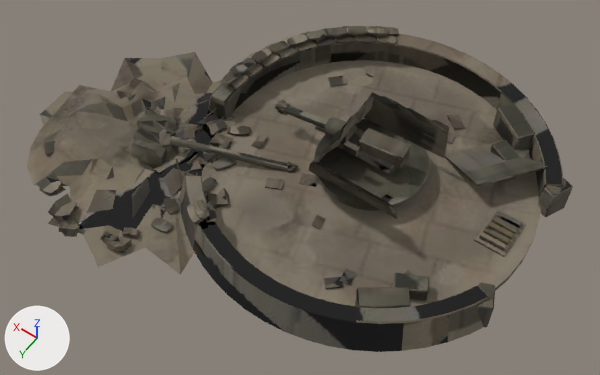
The glTF model game/models/biome2/a01_battery_gun_broken.glb as it was, and as the next commit left it.
The view is the same before and after, from a 50 mm lens placed at (-0.629, 1.188, 1.671), pointed at (0.127, 0.13, 0.008). The lights are fixed; the arrows at lower left show +X, +Y and +Z. The picture after the commit comes second. Vertices at exactly the same position are counted once.

Names of what the first picture shows: 'body.001'.
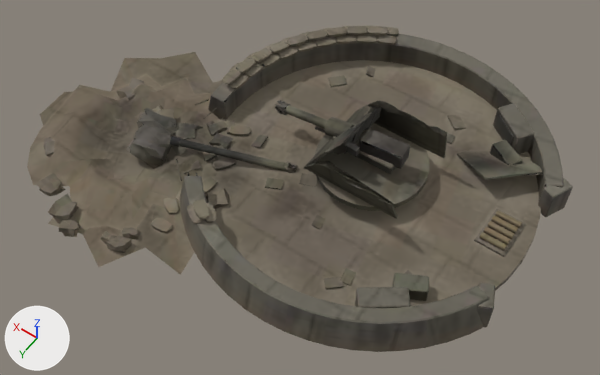
Where the change shows, as pixel boxes [x1, y1, x2, y2] in the pictures (600 x 375 px; the box of a moved part takes in the faces that stretch with it):
part 1 of me_floor_001, moved or reshaped: before [309, 92, 548, 219]; after [304, 101, 543, 219]
part 2 of me_floor_001, surface changed: [29, 26, 573, 352] in both

Patch to the scene script:
```diff
--- a/game/models/biome2/a01_battery_gun_broken.glb.py
+++ b/game/models/biome2/a01_battery_gun_broken.glb.py
@@ me_floor_001 @@
 # used by ob_body_001; location = (0.0, 0.0, 0.0)
-me_floor_001.from_pydata(...)  # 4612 vertices, 8686 faces; spans x -0.444..0.864, y -0.486..0.597, z -0.018..0.204
+me_floor_001.from_pydata(...)  # 4612 vertices, 8686 faces; spans x -0.444..0.864, y -0.486..0.597, z -0.018..0.203
+# me_floor_001 part 1: 858 of 4612 vertices moved; they spanned x -0.367..0.111, y -0.338..0.167, z 0.006..0.204 and now span x -0.375..0.125, y -0.326..0.155, z -0.008..0.203; mean shift (-0.008, -0.003, -0.003); largest move (-0.139, -0.154, 0.024) -> (-0.375, -0.231, 0.068)
+# me_floor_001 part 2: 8378 kept faces spanning x -0.444..0.864, y -0.486..0.597, z -0.018..0.203 get new texture (UV) coordinates
+# other edits to the shape of me_floor_001 do not show in these pictures
 me_floor_001.materials.append(mat_a01_battery_gun_broken_paint)
```
